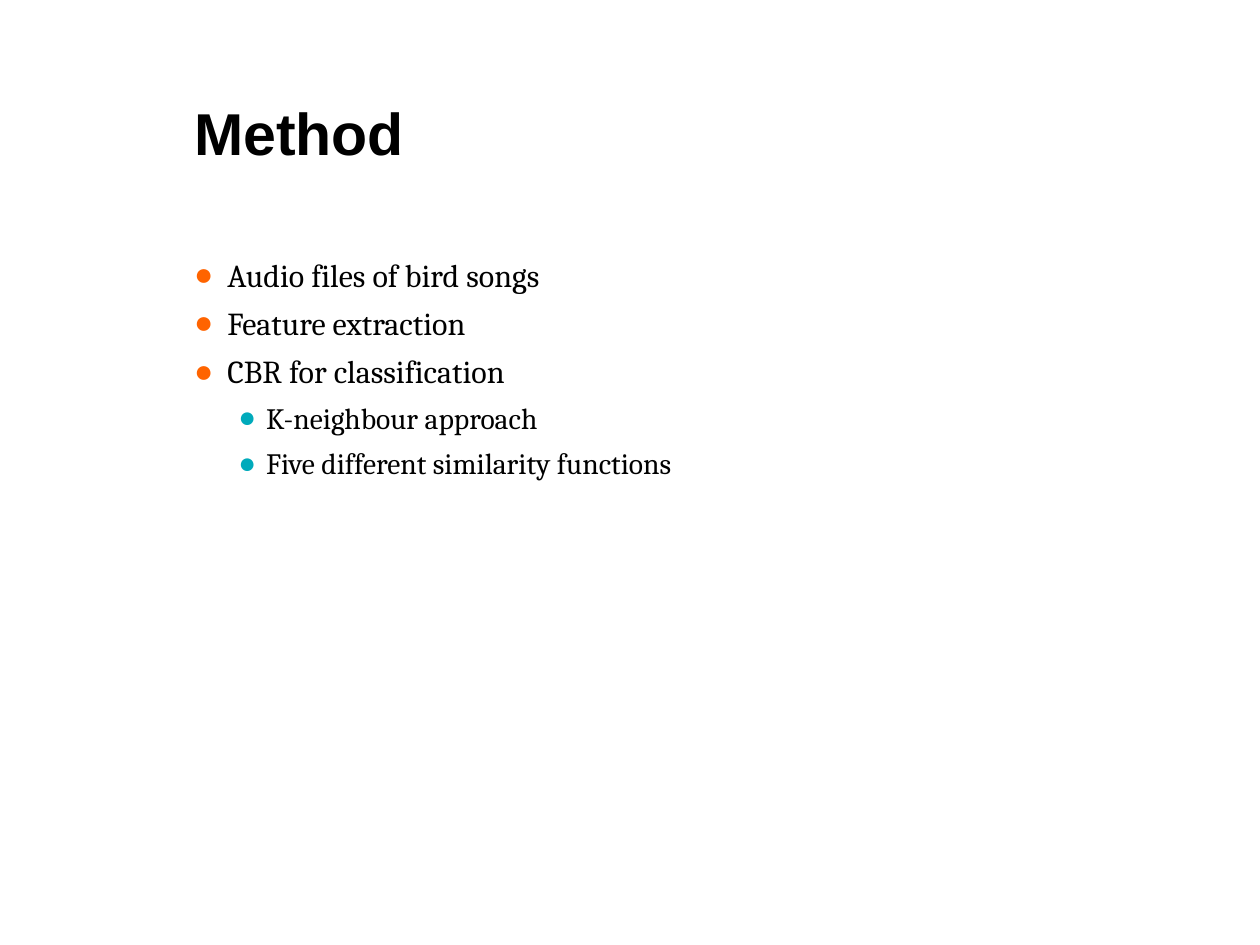
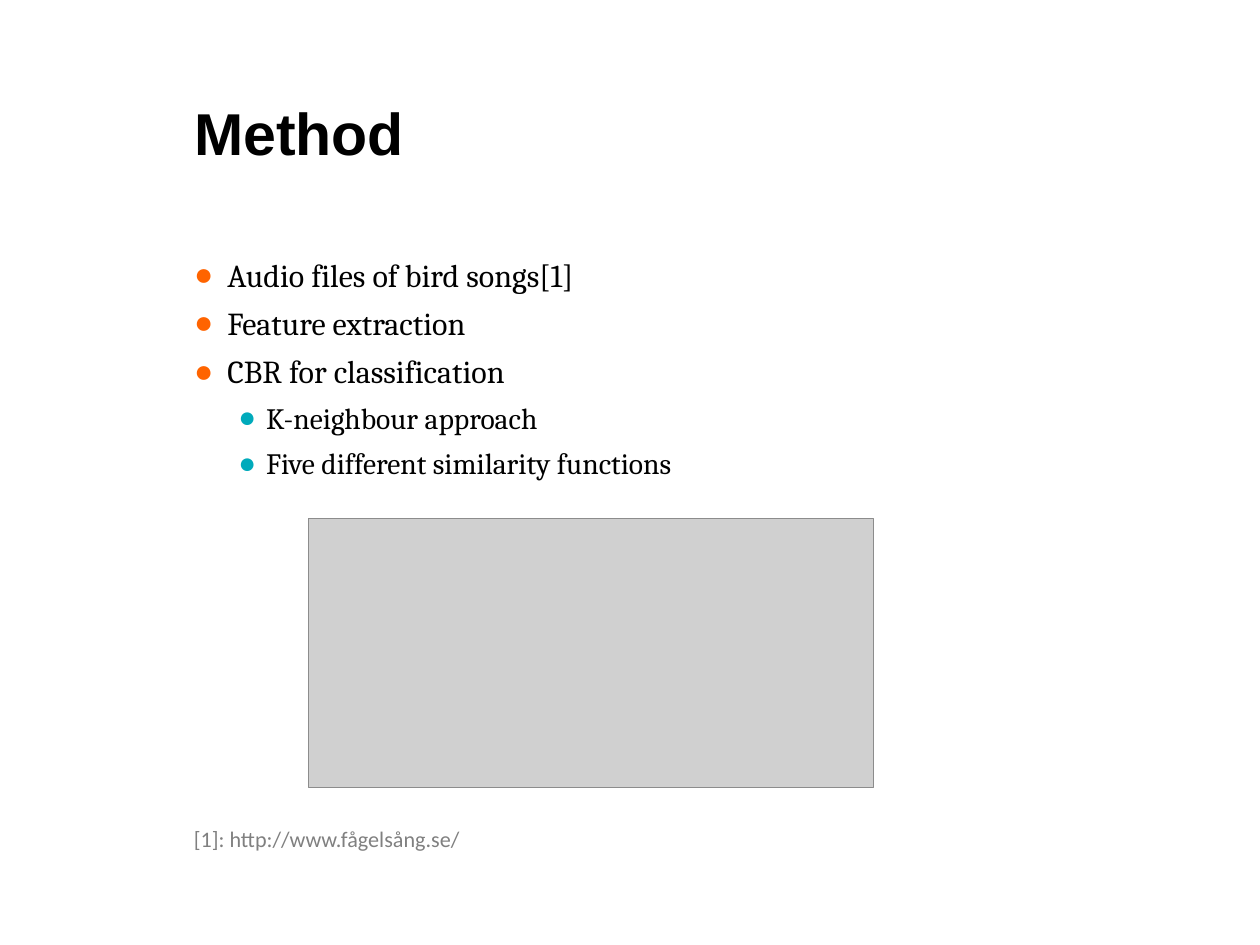
Before and after one commit to ada/case-based-reasoning, a slide deck: slide 3 of report/presentation.pptx. Drawn at 1260x945 pixels with LibreOffice and Linux fonts; fonts in the diff are those of the drawing; grey boxes stand for pictures; background and template pictures are left out. Boxes give left, top, right and bottom in pixels: in the first picture for what was removed or moved away, otherwise in the second. Text is boxed around its words. In the diff, an @@ line names an element or a change of style, - is before the commit and + after.

```diff
--- a/report/presentation.pptx
+++ b/report/presentation.pptx
@@ text at bbox=[227, 264, 573, 294]: text changed @@
-● Audio files of bird songs
+● Audio files of bird songs[1]
@@ picture added at bbox=[308, 519, 874, 788] @@
@@ text added at bbox=[194, 831, 460, 851], 18 pt, text #808080 @@
+[1]: http://www.fågelsång.se/
```
Also in this commit, not shown: 7 other slides changed, 1 slide added, 1 slide removed.
